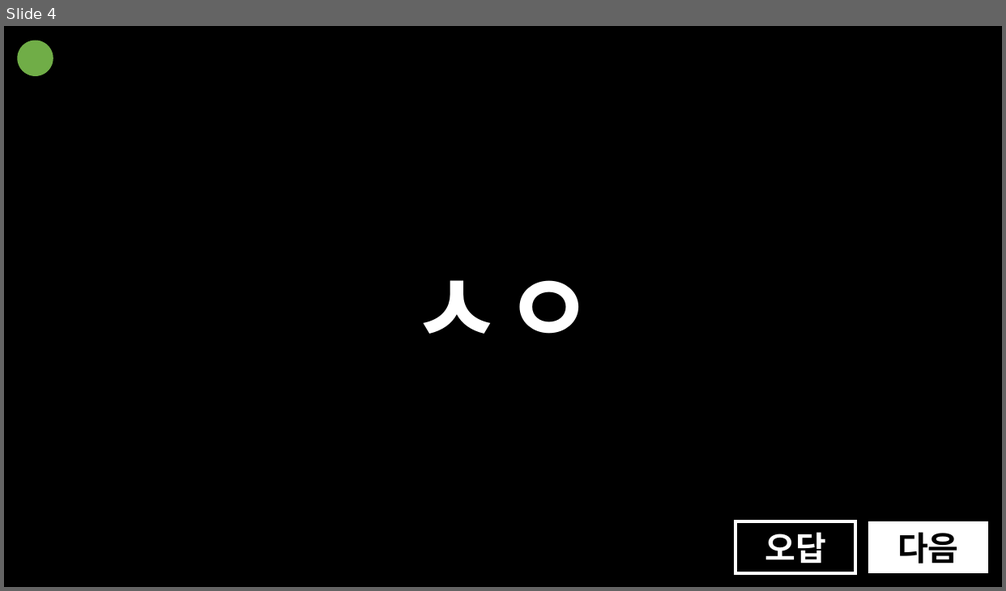
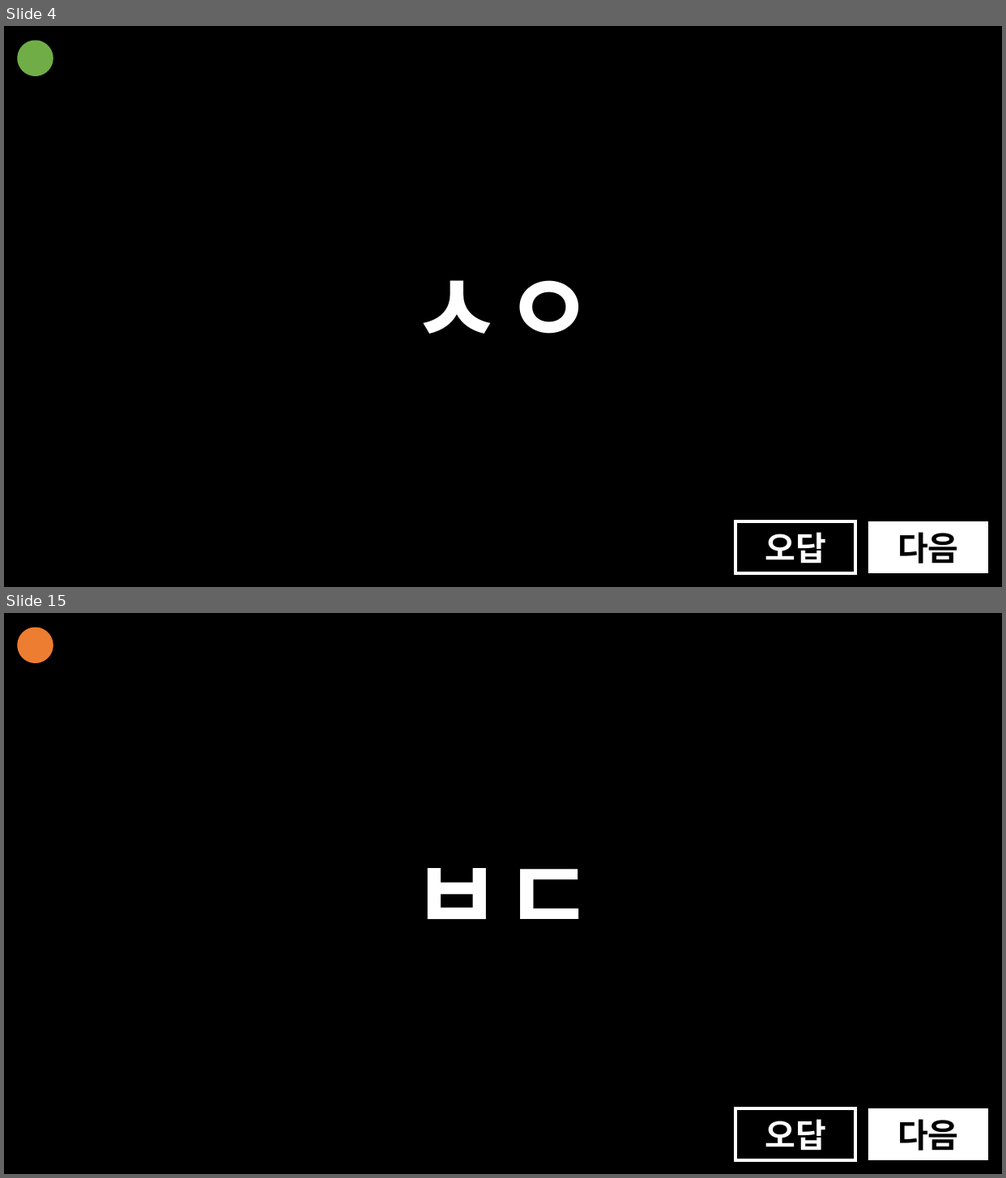
Before and after one commit to mangojun/essay-ppt, a slide deck: ppt/초성 이어 맞추기.pptx. Shown one above the other, each under a label of ours: slide 4 before the commit, slides 4 and 15 after it; the slides between them are not shown. The pictures are 1006x591 and 1006x1178 pixels, drawn with LibreOffice and Linux fonts; fonts in the diff are those of the drawing. Boxes give left, top, right and bottom in pixels: in the first picture for what was removed or moved away, otherwise in the second. Text is boxed around its words. In the diff, an @@ line names an element or a change of style, - is before the commit and + after.

```diff
--- a/ppt/초성 이어 맞추기.pptx
+++ b/ppt/초성 이어 맞추기.pptx
@@ slide 15 added at box(4, 613, 1002, 1174), background #000000 @@
@@ ellipse added at box(18, 628, 53, 663), fill #ED7D31 @@
@@ text added at box(411, 868, 595, 919), 96 pt, text #FFFFFF, bold @@
+ㅂㄷ
@@ rectangle added at box(735, 1109, 855, 1161), fill #000000, outline #FFFFFF 3 pt, 32 pt, text #FFFFFF, bold @@
+오답
@@ rectangle added at box(868, 1109, 988, 1161), fill #FFFFFF, 32 pt, text #000000, bold @@
+다음
```
Also in this commit, not shown: 8 slides changed, 11 other slides added.
